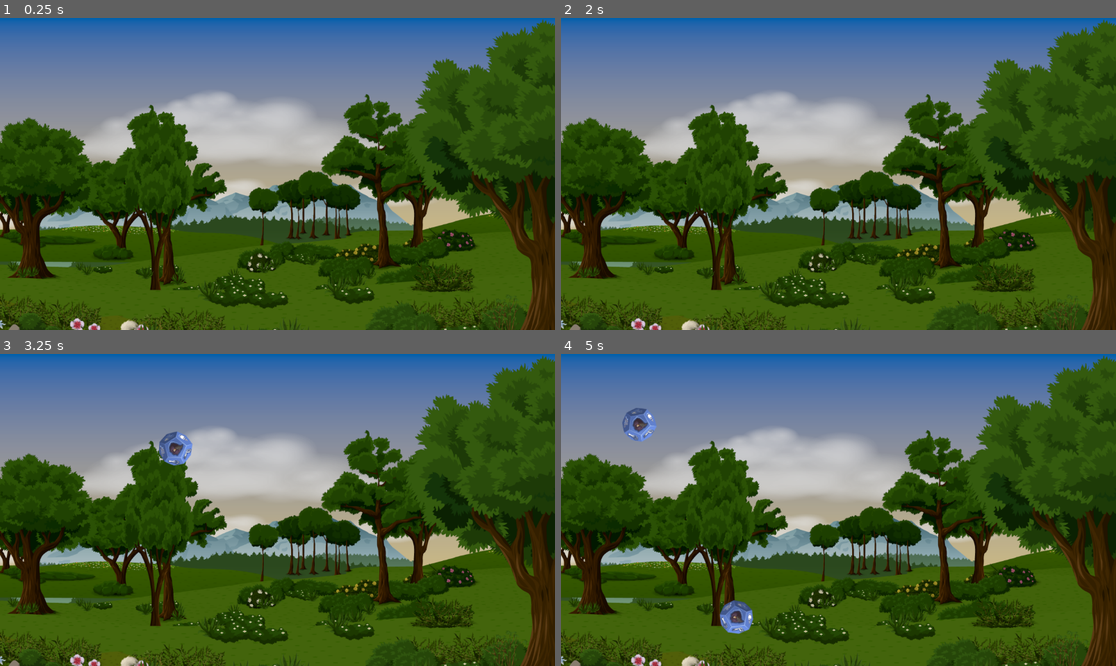
Above: before the commit, frames 1-4 (two rows, left to right).
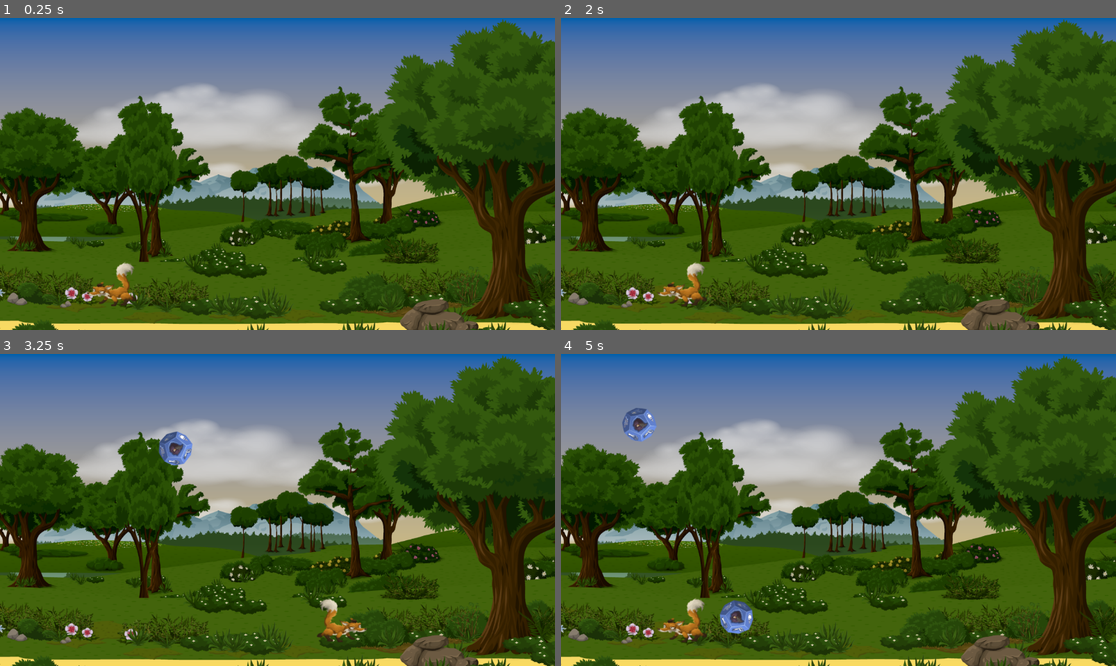
Above: after the commit, the same moments.

Repository: shiojojo/dice-catcher
Game: Godot game, scene res://Scenes/game.tscn
The game is run twice, just before and just after one commit, with the same random seed, the same clock (stepped at 60 frames per second) and the same inputs.
Inputs:
- Up to frame 1 (0.25 s): no input
- Up to frame 2 (2 s): tap Enter at 0.5 s; hold Right (ui_right) 0.53-1.28 s; hold Left (ui_left) from 1.28 s (still down)
- Up to frame 3 (3.25 s): release Left (ui_left) at 2.03 s; hold Right (ui_right) from 2.03 s (still down)
- Up to frame 4 (5 s): release Right (ui_right) at 3.53 s; hold Left (ui_left) from 3.53 s (still down)

The runs differ from the first frame. In frame 1, 46% of the frame differs, in the area x 0-100%, y 0-100%; in frame 2, 45%; in frame 3, 45%; in frame 4, 45%.

Commit message:
refactor fox scene to implement movement, collision detection, and audio playback; adjust game scene properties

Diff:
--- a/Scenes/fox.gd
+++ b/Scenes/fox.gd
@@ -1,11 +1,33 @@
 extends Area2D
+class_name fox
+
+
+@export var speed: float = 400.0
 
 
 # Called when the node enters the scene tree for the first time.
 func _ready() -> void:
-	pass # Replace with function body.
+	# connect area_entered so we can detect when a Dice enters the fox area
+	if not is_connected("area_entered", Callable(self , "_on_area_entered")):
+		self.connect("area_entered", Callable(self , "_on_area_entered"))
 
 
-# Called every frame. 'delta' is the elapsed time since the previous frame.
-func _process(delta: float) -> void:
-	pass
+# Physics step — move with collisions handled by Area2D overlap checks
+func _physics_process(delta: float) -> void:
+	var dir := Input.get_axis("ui_left", "ui_right")
+	position.x += dir * speed * delta
+	# flip sprite horizontally when moving right — ignore near-zero with is_zero_approx
+	if has_node("Sprite2D") and $Sprite2D is Sprite2D:
+		if not is_zero_approx(dir):
+			$Sprite2D.flip_h = dir > 0
+	# keep fox inside viewport
+	var vr := get_viewport().get_visible_rect()
+	position.x = clamp(position.x, vr.position.x, vr.end.x)
+
+
+func _on_area_entered(area: Area2D) -> void:
+	# When a Dice enters the fox area, play eating sound and remove the dice
+	if area is Dice:
+		if has_node("AudioStreamPlayer2D") and $AudioStreamPlayer2D is AudioStreamPlayer2D:
+			$AudioStreamPlayer2D.play()
+		area.queue_free()
--- a/Scenes/fox.tscn
+++ b/Scenes/fox.tscn
@@ -1,12 +1,14 @@
 [gd_scene format=3 uid="uid://bnmoul4mbvxt1"]
 
 [ext_resource type="Texture2D" uid="uid://csw6c872wsvi7" path="res://Assets/Fox.png" id="1_fslue"]
+[ext_resource type="Script" uid="uid://cqbjjkmq4wtn3" path="res://Scenes/fox.gd" id="1_yj2lq"]
 [ext_resource type="AudioStream" uid="uid://d3dvsa6knfxuo" path="res://Assets/eating.wav" id="2_e6g21"]
 
 [sub_resource type="CapsuleShape2D" id="CapsuleShape2D_e6g21"]
 height = 94.0
 
-[node name="Fox" type="Area2D" unique_id=1159394860]
+[node name="Fox" type="Area2D" unique_id=1159394860 groups=["stoppable"]]
+script = ExtResource("1_yj2lq")
 
 [node name="Sprite2D" type="Sprite2D" parent="." unique_id=277426991]
 texture = ExtResource("1_fslue")
--- a/Scenes/game.gd
+++ b/Scenes/game.gd
@@ -20,10 +20,8 @@
 func spawn_dice_at(spawn_pos: Vector2) -> Dice:
 	var dice: Dice = DiceScene.instantiate()
 	dice.position = spawn_pos
+	dice.connect("game_over", Callable(self , "_on_dice_game_over"))
 	add_child(dice)
-	# register spawned dice to the global stoppable group
-	dice.add_to_group("global_group")
-	dice.connect("game_over", Callable(self , "_on_dice_game_over"))
 	return dice
 
 
@@ -45,7 +43,7 @@
 	pause_all()
 
 
-func pause_all(group_name: String = "global_group") -> void:
+func pause_all(group_name: String = "stoppable") -> void:
 	# Stop the spawn timer if present (it may not be in the group)
 	if has_node("SpawnTimer") and $SpawnTimer is Timer:
 		$SpawnTimer.stop()
--- a/Scenes/game.tscn
+++ b/Scenes/game.tscn
@@ -8,7 +8,7 @@
 script = ExtResource("1_wrm1d")
 
 [node name="GemBg" type="Sprite2D" parent="." unique_id=1925791692]
-scale = Vector2(0.7, 0.7)
+scale = Vector2(0.64843744, 0.62777776)
 texture = ExtResource("1_qxrlw")
 centered = false
 
@@ -17,4 +17,5 @@
 autostart = true
 
 [node name="Fox" parent="." unique_id=1159394860 instance=ExtResource("3_wrm1d")]
-position = Vector2(240, 672)
+z_index = 1
+position = Vector2(231, 553)
